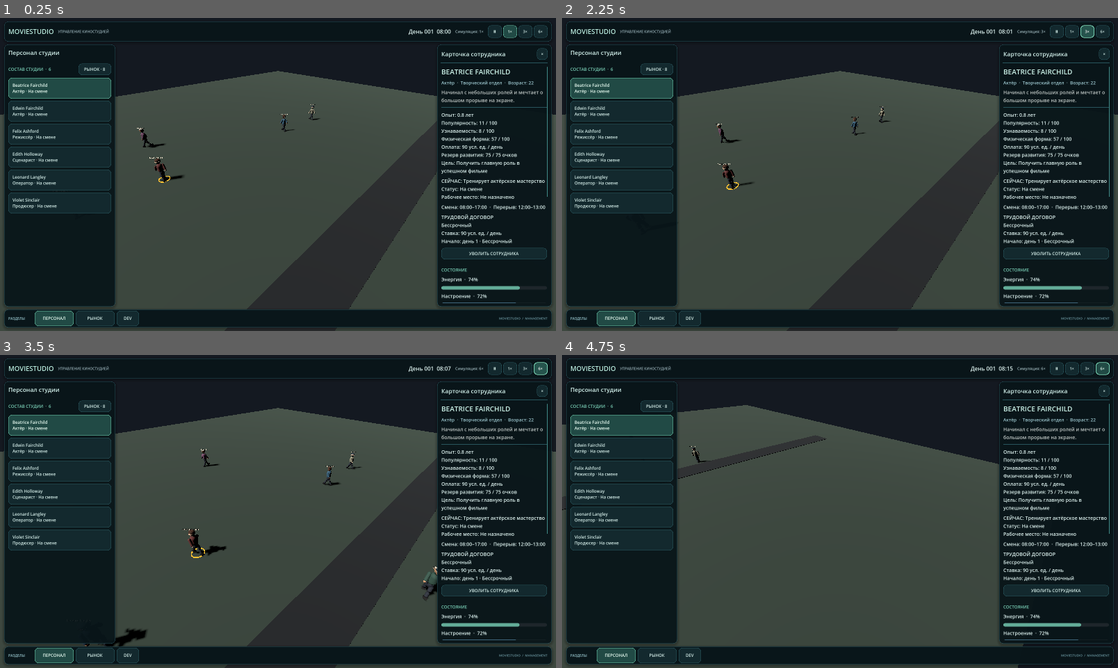
Above: before the commit, frames 1-4 (two rows, left to right).
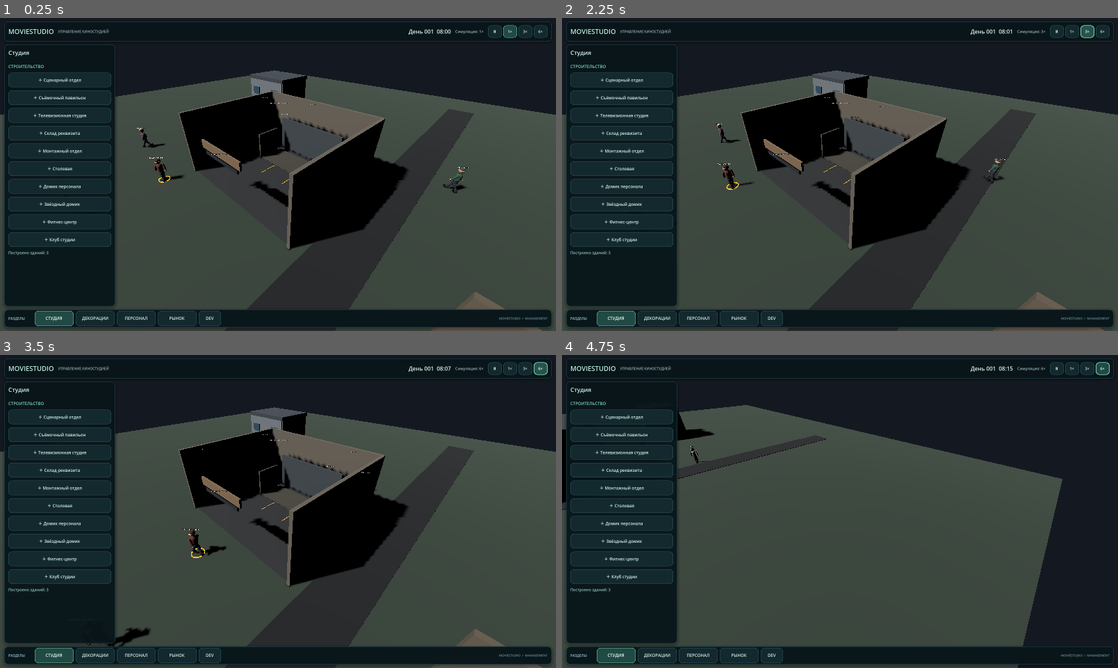
Above: after the commit, the same moments.

Repository: Teft3lb/MovieStudio
Game: Godot game, scene res://scenes/main.tscn
Two runs of this game, one before a commit and one after it. Both use one fixed random seed, a clock stepped at 60 frames per second and the inputs below.
Inputs (mouse positions are in pixels of both pictures, inside the frame that each line leads up to):
- Up to frame 1 (0.25 s): no input
- Up to frame 2 (2.25 s): click "Ⅱ" at 0.5 s; click "1×" at 1.25 s; click "3×" at 2 s
- Up to frame 3 (3.5 s): click "6×" at 2.75 s
- Up to frame 4 (4.75 s): tap Enter at 3.5 s; move the mouse to (962, 495) at 3.52 s; hold D 3.53-4.28 s; hold Shift 3.53-4.28 s; click (962, 495) at 3.67 s; move the mouse to (728, 527) at 4.27 s; hold S from 4.28 s (still down); tap R at 4.35 s

The runs differ from the first frame. In frame 1, 27% of the frame differs, in the area x 1-100%, y 8-100%; in frame 2, 27%; in frame 3, 28%; in frame 4, 9.3%.
Error before the commit: Parse Error: Function "build_film_production_detail" has the same name as a previously declared function. (res://scripts/presentation/studio/studio_building_ma…
Error after the commit: Invalid call to function 'create_camera_rig (via call)' in base 'RefCounted (StudioBuildingVisualFactory)'. Expected 5 arguments. (res://scripts/presentation/s…

Commit message:
fix(studio): restore crew catalog scope and deduplicate inspector adapters

Diff:
--- a/scripts/presentation/studio/film_production_controller.gd
+++ b/scripts/presentation/studio/film_production_controller.gd
@@ -1102,7 +1102,7 @@
 
 	var technical_total: float = 0.0
 	var technical_count: int = 0
-	for role_id in FILM_TECHNICIAN_ROLE_IDS:
+	for role_id in FILM_CREW_CATALOG_SCRIPT.FILM_TECHNICIAN_ROLE_IDS:
 		var technician_id: String = str(crew_assignments.get(role_id, ""))
 		var technician: Variant = _find_employee(technician_id)
 		if technician == null:
--- a/scripts/presentation/studio/studio_building_manager.gd
+++ b/scripts/presentation/studio/studio_building_manager.gd
@@ -167,9 +167,6 @@
 var _latest_script: Variant
 
 
-
-
-
 func setup(game_clock: Node, character_manager: Node) -> void:
 	_game_clock = game_clock
 	_character_manager = character_manager
@@ -921,7 +918,6 @@
 	_build_decor_shop_panel(studio_hud)
 
 
-
 func _refresh_build_status() -> void:
 	_get_building_placement_controller().call(
 		"refresh_build_status",
@@ -1067,10 +1063,6 @@
 	_get_building_inspector_controller().call("refresh_selected_building")
 
 
-
-
-
-
 func _on_script_generation_requested(
 	writer_id: String,
 	genre_id: String,
@@ -1193,19 +1185,6 @@
 		message
 	)
 
-
-
-
-
-func build_film_production_detail(
-	detail_layout: VBoxContainer,
-	assigned_staff: Array
-) -> void:
-	_get_film_production_controller().call(
-		"build_detail",
-		detail_layout,
-		assigned_staff
-	)
 
 func _build_decor_shop_panel(studio_hud: Node) -> void:
 	var panel := PanelContainer.new()
@@ -1337,9 +1316,6 @@
 		_decor_shop_items.add_child(row)
 
 
-
-
-
 func _on_buy_set_prop_pressed(prop_id: String) -> void:
 	var definition: Dictionary = SET_CATALOG_SCRIPT.get_prop_definition(prop_id)
 	if definition.is_empty():
@@ -1496,17 +1472,6 @@
 	_get_film_editing_controller().call("advance")
 
 
-func build_film_editing_detail(
-	detail_layout: VBoxContainer,
-	assigned_staff: Array
-) -> void:
-	_get_film_editing_controller().call(
-		"build_detail",
-		detail_layout,
-		assigned_staff
-	)
-
-
 func _format_set_prop_titles(prop_ids: Array) -> String:
 	return str(_get_film_production_controller().call("_format_set_prop_titles", prop_ids))
 
@@ -1564,8 +1529,6 @@
 	return _completed_film_archive.duplicate(true)
 
 
-
-
 func _get_assigned_staff(building_id: String) -> Array:
 	if not is_instance_valid(_character_manager):
 		return []
@@ -1613,7 +1576,6 @@
 	return bool(actor.call("prepare_scene_set_dressing", setup))
 
 
-
 func install_set_prop(building_id: String, prop_id: String) -> bool:
 	var actor: Variant = _building_actors.get(building_id)
 	if actor == null or not is_instance_valid(actor):
@@ -1621,7 +1583,6 @@
 	return bool(actor.call("install_set_prop", prop_id))
 
 
-
 func remove_set_prop(building_id: String, prop_id: String) -> bool:
 	var actor: Variant = _building_actors.get(building_id)
 	if actor == null or not is_instance_valid(actor):
@@ -1629,13 +1590,11 @@
 	return bool(actor.call("remove_set_prop", prop_id))
 
 
-
 func clear_scene_set_dressing(building_id: String) -> void:
 	var actor: Variant = _building_actors.get(building_id)
 	if actor == null or not is_instance_valid(actor):
 		return
 	actor.call("clear_scene_set_dressing")
-
 
 
 func get_storage_mark(building_id: String, prop_index: int) -> Vector3:
@@ -1648,7 +1607,6 @@
 	return Vector3.ZERO
 
 
-
 func _refresh_warehouse_inventory_visuals() -> void:
 	var warehouse_id: String = _get_prop_warehouse_building_id()
 	var actor: Variant = _building_actors.get(warehouse_id)
@@ -1662,7 +1620,6 @@
 
 func refresh_warehouse_inventory_visuals() -> void:
 	_refresh_warehouse_inventory_visuals()
-
 
 
 func _get_scene_setup_refresh_key() -> String:
@@ -1680,7 +1637,6 @@
 
 func get_prop_warehouse_building_id() -> String:
 	return _get_prop_warehouse_building_id()
-
 
 
 func _get_stage_technician_ids(crew_assignments: Dictionary) -> Array[String]:
@@ -1726,7 +1682,6 @@
 	_get_set_logistics_controller().call("reset")
 
 
-
 func get_set_logistics_phase() -> String:
 	return _set_logistics_phase
 
